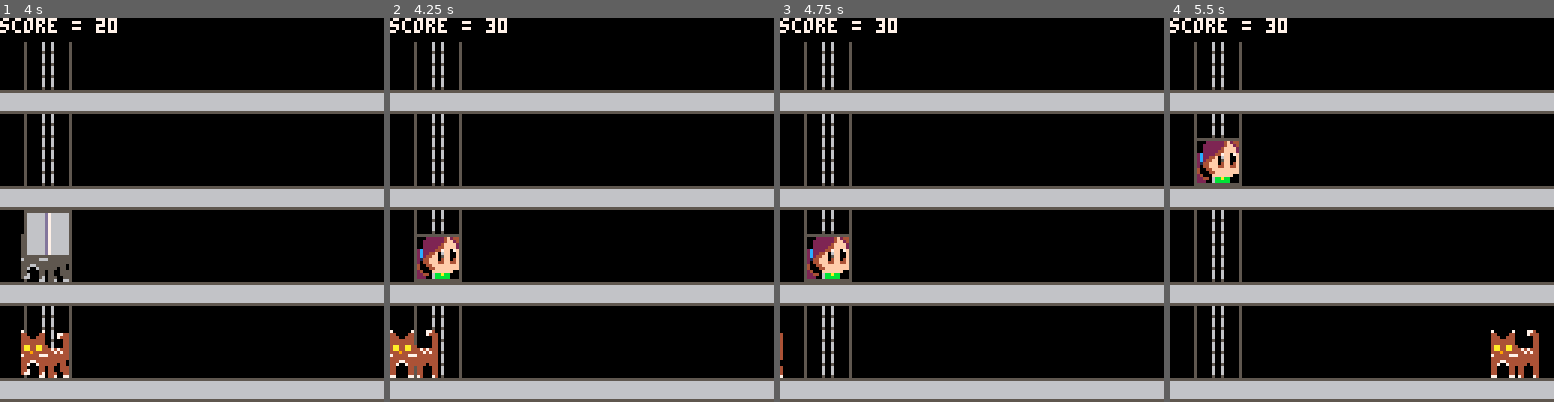
Above: before the commit, frames 1-4 (left to right).
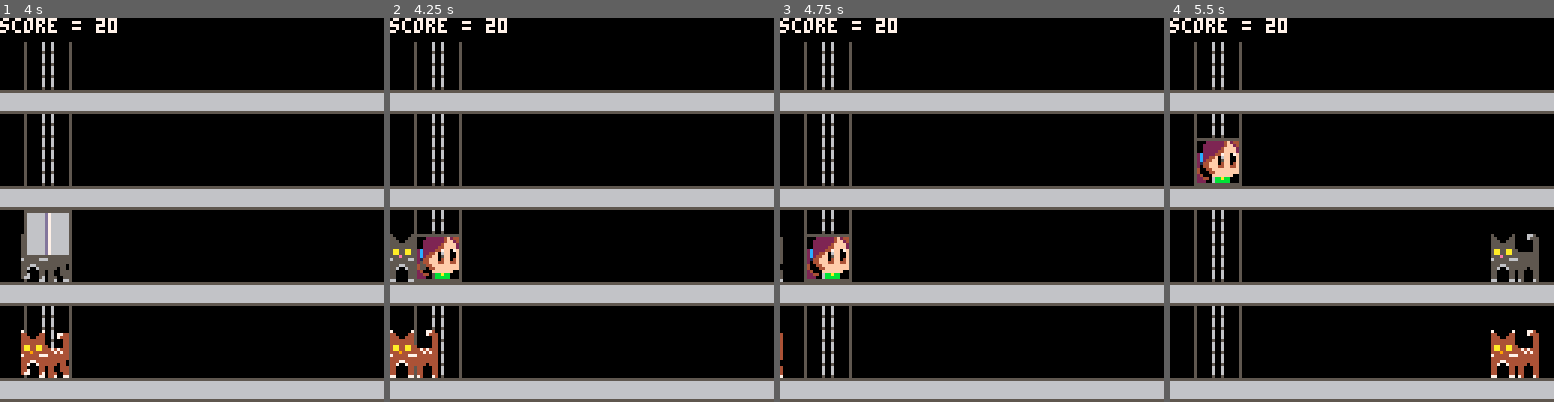
Above: after the commit, the same moments.

Repository: leonardost/cat-catcher-0
Game: PICO-8 cartridge cat_catcher_0.p8
Same seed, same stepped clock (60 frames per second), same inputs: the game is played once before the commit and once after it.
Inputs:
- Up to frame 1 (4 s): tap O (Z key) at 0.7, 1.7, 2.1, 2.5, 2.9, 3.3, 3.7 s; hold Right 1.6-2.1 s; hold Up 2.15-2.42 s; hold Right 2.47-3.03 s; hold Left 3.08-3.58 s; hold Down 3.63-3.97 s
- Up to frame 2 (4.25 s): hold Right from 4.02 s (still down); tap O (Z key) at 4.1 s
- Up to frame 3 (4.75 s): tap O (Z key) at 4.5 s; release Right at 4.68 s; hold Up from 4.73 s (still down)
- Up to frame 4 (5.5 s): tap O (Z key) at 4.9, 5.3 s; release Up at 5.03 s; hold Left from 5.08 s (still down)

Frame 1 is identical in both runs. In frame 2, 0.7% of the frame differs, in the area x 0-28%, y 1-69%; in frame 3, 0.1%; in frame 4, 1.1%, in the area x 25-97%, y 1-69%.

Commit message:
Implement big cat stun animation

Diff:
--- a/cat_catcher_0.p8
+++ b/cat_catcher_0.p8
@@ -193,6 +193,8 @@
 -->8
 function girl_actor(x, y)
   local t = 0
+  local w = 16
+  local h = 16
   local idle_t = 0
   local floor = 0
 
@@ -285,7 +287,7 @@
   end
 
   function girl.change_floor(direction)
-    if direction == -1 and floor > -1 then
+    if direction == -1 and floor > 0 then
       floor -= 1
       idle_t = 0
     elseif direction == 1 and floor < 2 then
@@ -296,8 +298,10 @@
 
   function girl.is_close_enough_to(cat)
     if
-      girl.x + 16 + 8 >= cat.x
-      and floor == cat.get_floor()
+      girl.x + w >= cat.x - 4
+      and girl.x + w < cat.x + 8
+      and floor == cat.floor
+      and cat.is_vulnerable
     then
       return true
     end
@@ -366,7 +370,6 @@
   local cat1 = sprite(1, 1, { 1 })
   local cat2 = sprite(1, 1, { 2 })
   local animation = animation()
-  local floor = floor
   animation.add_frame(cat1, 8)
   animation.add_frame(cat2, 8)
   local walking = state(
@@ -397,10 +400,8 @@
   end
 
   cat.is_cat = true
-
-  function cat.get_floor()
-    return floor
-  end
+  cat.floor = floor
+	 cat.is_vulnerable = true
 
   return cat
 end
@@ -410,7 +411,6 @@
   local cat1 = sprite(1, 1, { 10 })
   local cat2 = sprite(1, 1, { 11 })
   local animation = animation()
-  local floor = floor
   animation.add_frame(cat1, 8)
   animation.add_frame(cat2, 8)
   local walking = state(
@@ -441,10 +441,8 @@
   end
 
   cat.is_cat = true
-
-  function cat.get_floor()
-    return floor
-  end
+  cat.floor = floor
+  cat.is_vulnerable = true
 
   return cat
 end
@@ -453,86 +451,127 @@
   local life = 3
   local cat1 = sprite(2, 2, { 16, 17, 32, 33 })
   local cat2 = sprite(2, 2, { 18, 19, 34, 35 })
-  local animation = animation()
-  local floor = floor
-  animation.add_frame(cat1, 8)
-  animation.add_frame(cat2, 8)
+  local animation_walk = animation()
+  animation_walk.add_frame(cat1, 8)
+  animation_walk.add_frame(cat2, 8)
   local walking = state(
   	 "walking",
-  	 animation
+  	 animation_walk
+  )
+
+  local stun1 = sprite(2, 2, { 98, 99, 114, 115 })
+  local animation_stunned = animation()
+  animation_stunned.add_frame(stun1, 30)
+  local stunned = state(
+    "stunned",
+    animation_stunned
   )
 
   local bigcat = actor(
     128,
     floor_base_y + floor * 32,
-    { walking }
-  )
+    { walking, stunned }
+  )
+
+  stunned.set_finished_callback(function()
+    bigcat.change_to_state(1)
+    bigcat.is_vulnerable = true
+  end)
 
   function bigcat.update()
     bigcat.update_state()
-    bigcat.x -= 1
-    if bigcat.x < -16 then
-      bigcat.x = 128
+
+    if bigcat.current_state == 1 then
+		    bigcat.x -= 1
+		    if bigcat.x < -16 then
+		      bigcat.x = 128
+		    end
+		  elseif bigcat.current_state == 2 then
+		    -- stunned
+		    bigcat.x += 1
+      -- todo: implement bumps with gravity
     end
   end
 
   function bigcat.caught()
     life -= 1
+    bigcat.change_to_state(2)
+    bigcat.is_vulnerable = false
     if life == 0 then
+      sfx(8)
       return true
     end
     return false
   end
 
   bigcat.is_cat = true
-
-  function bigcat.get_floor()
-    return floor
-  end
+  bigcat.floor = floor
+  bigcat.is_vulnerable = true
 
   return bigcat
 end
 
 function bigcat_actor2(floor)
   local life = 3
+
   local cat1 = sprite(2, 2, { 64, 65, 80, 81 })
   local cat2 = sprite(2, 2, { 66, 67, 82, 83 })
-  local animation = animation()
-  local floor = floor
-  animation.add_frame(cat1, 8)
-  animation.add_frame(cat2, 8)
+  local animation_walk = animation()
+  animation_walk.add_frame(cat1, 8)
+  animation_walk.add_frame(cat2, 8)
   local walking = state(
   	 "walking",
-  	 animation
+  	 animation_walk
+  )
+
+  local stun1 = sprite(2, 2, { 100, 101, 116, 117 })
+  local animation_stunned = animation()
+  animation_stunned.add_frame(stun1, 30)
+  local stunned = state(
+    "stunned",
+    animation_stunned
   )
 
   local bigcat = actor(
     128,
     floor_base_y + floor * 32,
-    { walking }
-  )
+    { walking, stunned }
+  )
+
+  stunned.set_finished_callback(function()
+    bigcat.change_to_state(1)
+    bigcat.is_vulnerable = true
+  end)
 
   function bigcat.update()
     bigcat.update_state()
-    bigcat.x -= 1
-    if bigcat.x < -16 then
-      bigcat.x = 128
+
+    if bigcat.current_state == 1 then
+		    bigcat.x -= 1
+		    if bigcat.x < -16 then
+		      bigcat.x = 128
+		    end
+		  elseif bigcat.current_state == 2 then
+		    -- stunned
+		    bigcat.x += 1
+      -- todo: implement bumps with gravity
     end
   end
 
   function bigcat.caught()
     life -= 1
+    bigcat.change_to_state(2)
+    bigcat.is_vulnerable = false
     if life == 0 then
+      sfx(8)
       return true
     end
     return false
   end
 
   bigcat.is_cat = true
-
-  function bigcat.get_floor()
-    return floor
-  end
+  bigcat.floor = floor
+  bigcat.is_vulnerable = true
 
   return bigcat
 end
@@ -566,12 +605,6 @@
 		    line(left_gap, y + 1, left_gap, y + 14, 13)
 		    line(right_gap, y + 1, right_gap, y + 14, 7)
 		  end
-		  --[[
-		  print("elevator state = " .. state, 0, 96)
-		  print("destination y = " .. 16 + destination_floor * 32, 0, 104)
-		  print("elevator y = " .. y, 0, 112)
-		  print("gap_width = " .. gap_width, 0, 120)
-		  --]]
   end
 
   function self.update()
@@ -684,22 +717,22 @@
 44000044044000444470004404400444110000110110001111d00011011001110005050050500000000000000000000000000000000000000000000000000000
 4400004404400044477000470444004411000011011000111dd0001d011100110000000000000000000000000000000000000000000000000000000000000000
 77000077074000740000007704470077110000110d1000d1000000dd011d00dd0000000000000000000000000000000000000000000000000000000000000000
-55555550000000050000000000000000000000000000000000000000000000000000000000000000000000000000000000000000000000000000000000000000
-56000065000000050000000000000000000000000000000000000000000000000000000000000000000000000000000000000000000000000000000000000000
-50600605000000050000000000000000000000000000000000000000000000000000000000000000000000000000000000000000000000000000000000000000
-50067005000000050000000000000000000000000000000000000000000000000000000000000000000000000000000000000000000000000000000000000000
-50066005000000050000000000000000000000000000000000000000000000000000000000000000000000000000000000000000000000000000000000000000
-50600605000000050000000000000000000000000000000000000000000000000000000000000000000000000000000000000000000000000000000000000000
-56000065000000050000000000000000000000000000000000000000000000000000000000000000000000000000000000000000000000000000000000000000
-05555555000000050000000000000000000000000000000000000000000000000000000000000000000000000000000000000000000000000000000000000000
-50000000555555500000000000000000000000000000000000000000000000000000000000000000000000000000000000000000000000000000000000000000
-50000000560000650000000000000000000000000000000000000000000000000000000000000000000000000000000000000000000000000000000000000000
-50000000506006050000000000000000000000000000000000000000000000000000000000000000000000000000000000000000000000000000000000000000
-50000000500670050000000000000000000000000000000000000000000000000000000000000000000000000000000000000000000000000000000000000000
-50000000500660050000000000000000000000000000000000000000000000000000000000000000000000000000000000000000000000000000000000000000
-50000000506006050000000000000000000000000000000000000000000000000000000000000000000000000000000000000000000000000000000000000000
-50000000560000650000000000000000000000000000000000000000000000000000000000000000000000000000000000000000000000000000000000000000
-50000000055555550000000000000000000000000000000000000000000000000000000000000000000000000000000000000000000000000000000000000000
+55555550000000055000000500000000700000070000000000000000000000000000000000000000000000000000000000000000000000000000000000000000
+56000065000000055500005500006655440000440000774400000000000000000000000000000000000000000000000000000000000000000000000000000000
+50600605000000055550055500006555444004440000744400000000000000000000000000000000000000000000000000000000000000000000000000000000
+50067005000000055555555500000055444444440000004400000000000000000000000000000000000000000000000000000000000000000000000000000000
+50066005000000055555555500000055444444440000004400000000000000000000000000000000000000000000000000000000000000000000000000000000
+50600605000000055a5555a5500000554a4444a44000004400000000000000000000000000000000000000000000000000000000000000000000000000000000
+560000650000000555a55a555555555544a44a444474744400000000000000000000000000000000000000000000000000000000000000000000000000000000
+0555555500000005555e555555555555444944444447474400000000000000000000000000000000000000000000000000000000000000000000000000000000
+50000000555555506555556665555555744444777444444400000000000000000000000000000000000000000000000000000000000000000000000000000000
+50000000560000655555555555555555444444444444444400000000000000000000000000000000000000000000000000000000000000000000000000000000
+50000000506006055556655555555550444774444444444000000000000000000000000000000000000000000000000000000000000000000000000000000000
+50000000500670055560065555550550447007444444044000000000000000000000000000000000000000000000000000000000000000000000000000000000
+50000000500660055500005505500555440000440440044400000000000000000000000000000000000000000000000000000000000000000000000000000000
+50000000506006055560005505500555447000440440044400000000000000000000000000000000000000000000000000000000000000000000000000000000
+50000000560000655660005605550055477000470444004400000000000000000000000000000000000000000000000000000000000000000000000000000000
+50000000055555550000006605560066000000770447007700000000000000000000000000000000000000000000000000000000000000000000000000000000
 __map__
 0000000000000000000000000000000000000000000000000000000000000000000000000000000000000000000000000000000000000000000000000000000000000000000000000000000000000000000000000000000000000000000000000000000000000000000000000000000000000000000000000000000000000000
 0048490000000000000000000000000000000000000000000000000000000000000000000000000000000000000000000000000000000000000000000000000000000000000000000000000000000000000000000000000000000000000000000000000000000000000000000000000000000000000000000000000000000000
